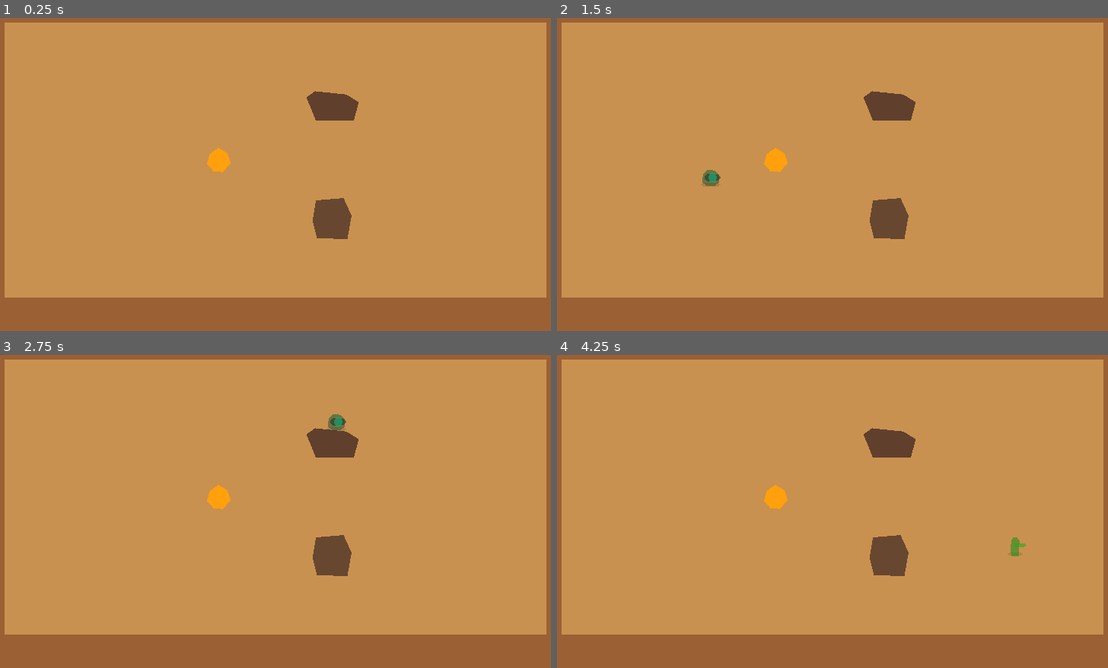
Above: before the commit, frames 1-4 (two rows, left to right).
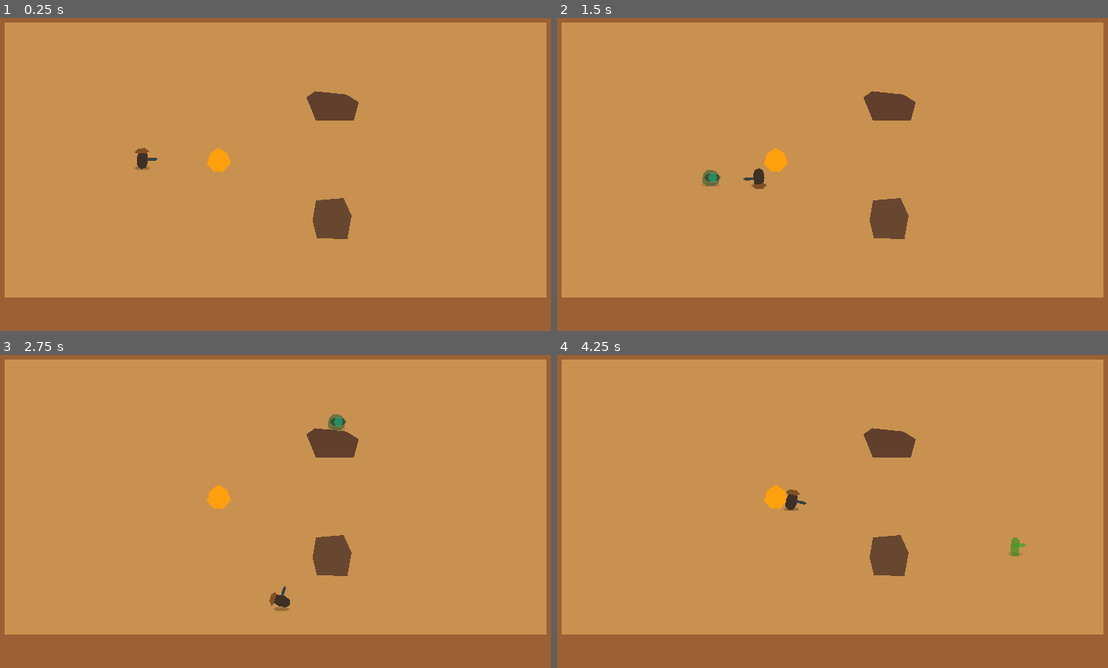
Above: after the commit, the same moments.

Repository: motomotoo1997-art/monster-quest
Game: Godot game, scene res://scenes/main/Main.tscn
Same seed, same stepped clock (60 frames per second), same inputs: the game is played once before the commit and once after it.
Inputs (mouse positions are in pixels of both pictures, inside the frame that each line leads up to):
- Up to frame 1 (0.25 s): no input
- Up to frame 2 (1.5 s): tap Enter at 0.5 s; move the mouse to (964, 143) at 0.52 s; hold D (move_right) 0.53-1.28 s; tap E (ability_e) at 0.6 s; move the mouse to (711, 177) at 1.27 s; hold S (move_down) from 1.28 s (still down); tap Q (ability_q) at 1.35 s
- Up to frame 3 (2.75 s): move the mouse to (336, 420) at 2.02 s; release S (move_down) at 2.03 s; hold D (move_right) from 2.03 s (still down); tap R (ability_r) at 2.1 s
- Up to frame 4 (4.25 s): move the mouse to (799, 564) at 2.77 s; release D (move_right) at 2.78 s; hold W (move_up) 2.78-3.53 s; tap 1 (build_1) at 2.85 s; move the mouse to (1014, 549) at 3.52 s; hold A (move_left) from 3.53 s (still down); tap 2 (build_2) at 3.6 s

The runs differ from the first frame. In frame 1, 0.2% of the frame differs, in the area x 24-29%, y 41-49%; in frame 2, 0.1%; in frame 3, 0.2%, in the area x 48-53%, y 73-82%; in frame 4, 0.2%.

Commit message:
fix: keep Prospector visible before art integration

Diff:
--- a/gold-rush-roguelike/scenes/player/Prospector.tscn
+++ b/gold-rush-roguelike/scenes/player/Prospector.tscn
@@ -24,7 +24,7 @@
 "speed": 8.0
 }]
 
-[node name="Prospector" type="CharacterBody2D"]
+[node name="Prospector" type="CharacterBody2D" groups=["player"]]
 collision_layer = 1
 collision_mask = 1
 script = ExtResource("1_player")
@@ -33,19 +33,34 @@
 position = Vector2(0, 5)
 shape = SubResource("CapsuleShape2D_player")
 
-[node name="Shadow" type="Sprite2D" parent="."]
-position = Vector2(0, 16)
-modulate = Color(0, 0, 0, 0.28)
-scale = Vector2(1.3, 0.45)
+[node name="Shadow" type="Polygon2D" parent="."]
+position = Vector2(0, 17)
+scale = Vector2(1.15, 0.42)
+polygon = PackedVector2Array(-15, 0, -10, -8, 10, -8, 15, 0, 10, 8, -10, 8)
+color = Color(0, 0, 0, 0.25)
 
 [node name="VisualPivot" type="Node2D" parent="."]
+
+[node name="PlaceholderVisual" type="Polygon2D" parent="VisualPivot"]
+polygon = PackedVector2Array(-10, 14, -12, -2, -7, -19, 1, -25, 10, -17, 12, 4, 8, 16, -2, 19)
+color = Color(0.24, 0.19, 0.15, 1)
+
+[node name="Hat" type="Polygon2D" parent="VisualPivot"]
+position = Vector2(0, -19)
+polygon = PackedVector2Array(-16, 2, -8, -5, 6, -6, 15, 1, 8, 5, -12, 5)
+color = Color(0.5, 0.31, 0.14, 1)
+
+[node name="Gun" type="Polygon2D" parent="VisualPivot"]
+position = Vector2(13, -2)
+polygon = PackedVector2Array(-3, -3, 15, -3, 20, 0, 15, 3, -3, 3)
+color = Color(0.23, 0.26, 0.27, 1)
 
 [node name="AnimatedSprite2D" type="AnimatedSprite2D" parent="VisualPivot"]
 sprite_frames = SubResource("SpriteFrames_player")
 animation = &"idle"
 
 [node name="Muzzle" type="Marker2D" parent="VisualPivot"]
-position = Vector2(25, -2)
+position = Vector2(34, -2)
 
 [node name="HealthComponent" type="Node" parent="."]
 script = ExtResource("2_health")
